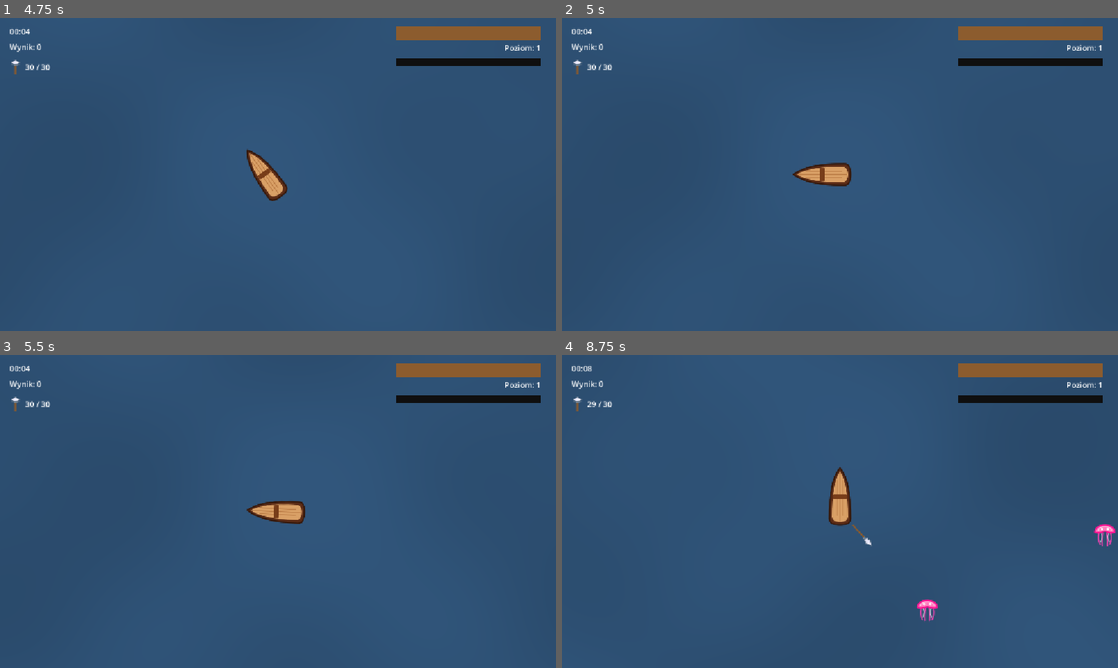
Above: before the commit, frames 1-4 (two rows, left to right).
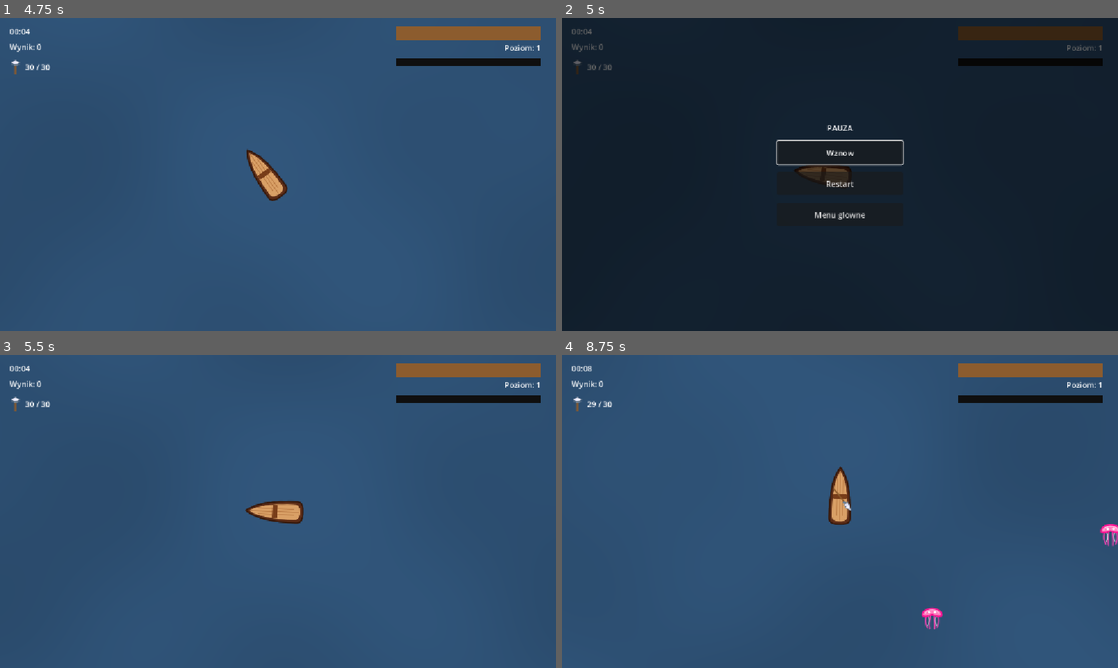
Above: after the commit, the same moments.

Repository: stap1/SCIM
Game: Godot game, scene res://scenes/MainMenu.tscn
Same seed, same stepped clock (60 frames per second), same inputs: the game is played once before the commit and once after it. The engine's default icon, where the game draws it, is replaced by a stand-in: a white triangle on a blue panel in a dark square.
Inputs (mouse positions are in pixels of both pictures, inside the frame that each line leads up to):
- Up to frame 1 (4.75 s): click "Start" at 0.5 s; tap Enter at 1.25 s; move the mouse to (400, 158) at 1.27 s; hold D (move_right) 1.28-2 s; hold Shift 1.28-2 s; click (400, 158) at 1.42 s; drag from (166, 190) to (294, 174) at 2.02 s; move the mouse to (333, 105) at 2.77 s; hold D (move_right) 2.78-3.5 s; tap Ctrl at 2.85 s; click (333, 105) at 2.92 s; drag from (250, 237) to (111, 127) at 3.52 s; move the mouse to (444, 221) at 4.27 s; hold A (move_left) from 4.28 s (still down); tap Alt at 4.35 s; click (444, 221) at 4.42 s
- Up to frame 2 (5 s): keep holding A (move_left); tap Escape (pause, bound only after the commit) at 4.9 s
- Up to frame 3 (5.5 s): release A (move_left) at 5 s; click (278, 489) at 5 s, where only the run after the commit has a clickable "Wznow"
- Up to frame 4 (8.75 s): drag from (673, 464) to (840, 511) at 5.77 s; move the mouse to (867, 511) at 6.52 s; hold S (move_down) 6.53-7.25 s; hold Shift 6.53-7.25 s; click (867, 511) at 6.67 s; drag from (756, 433) to (728, 527) at 7.27 s; move the mouse to (962, 495) at 8.02 s; hold W (move_up) from 8.03 s (still down); tap Ctrl at 8.1 s; click (962, 495) at 8.17 s

Frame 1 is identical in both runs. In frame 2, 99% of the frame differs, in the area x 0-100%, y 0-100%; in frame 3, 0.1%; in frame 4, 0.6%.

Commit message:
QA #1: menu pauzy (Wznow / Restart / Menu glowne)
Brakowalo menu pauzy. Natywna pauza Godota:
- scenes/ui/pause_menu.tscn: CanvasLayer (layer 10, process_mode ALWAYS) ->
  Dimmer (pelny rect, czarne 0.6, mouse_filter STOP) -> CenterContainer ->
  VBox (PAUZA + Wznow/Restart/Menu glowne), minimalistycznie i responsywnie
- scripts/ui/pause_menu.gd: wzorzec "jeden wlasciciel pauzy" - otwiera pauze TYLKO
  w aktywnej rozgrywce; gdy drzewo wstrzymane przez inny ekran (level up) lub trwa
  game over, klawisz ignorowany (brak konfliktu wlascicieli get_tree().paused)
- akcja InputMap "pause" (Esc + P), physical_keycode (jak move_*)
- ustawia tez GameState.is_paused (dotad nigdzie nieustawiana flaga zyskuje sens)
- PauseMenu wpiety jako ostatnie dziecko Main.tscn (rysuje sie nad HUD/LevelUp)
- test_pause_menu.gd: ladowanie ALWAYS, toggle open/resume, brak pauzy po game over,
  brak przejmowania cudzej pauzy

run_checks: 259 testow / 648 asercji.

Co-Authored-By: Claude Opus 4.8 <noreply@anthropic.com>

Diff:
--- a/project.godot
+++ b/project.godot
@@ -60,6 +60,12 @@
 , Object(InputEventKey,"resource_local_to_scene":false,"resource_name":"","device":-1,"window_id":0,"alt_pressed":false …(186 unchanged characters)…
 ]
 }
+pause={
+"deadzone": 0.5,
+"events": [Object(InputEventKey,"resource_local_to_scene":false,"resource_name":"","device":-1,"window_id":0,"alt_pressed":false,"shift_pressed":false,"ctrl_pressed":false,"meta_pressed":false,"pressed":false,"keycode":0,"physical_keycode":4194305,"key_label":0,"unicode":0,"location":0,"echo":false,"script":null)
+, Object(InputEventKey,"resource_local_to_scene":false,"resource_name":"","device":-1,"window_id":0,"alt_pressed":false,"shift_pressed":false,"ctrl_pressed":false,"meta_pressed":false,"pressed":false,"keycode":0,"physical_keycode":80,"key_label":0,"unicode":0,"location":0,"echo":false,"script":null)
+]
+}
 
 [layer_names]
 
--- a/scenes/Main.tscn
+++ b/scenes/Main.tscn
@@ -8,6 +8,7 @@
 [ext_resource type="Script" path="res://scripts/weapons/harpoon_pool.gd" id="7_pool"]
 [ext_resource type="PackedScene" path="res://scenes/ui/level_up.tscn" id="8_levelup"]
 [ext_resource type="Shader" path="res://shaders/water.gdshader" id="9_water"]
+[ext_resource type="PackedScene" path="res://scenes/ui/pause_menu.tscn" id="10_pause"]
 
 [sub_resource type="ShaderMaterial" id="ShaderMaterial_water"]
 shader = ExtResource("9_water")
@@ -39,3 +40,5 @@
 [node name="LevelUp" parent="." instance=ExtResource("8_levelup")]
 
 [node name="GameOver" parent="." instance=ExtResource("6_gameover")]
+
+[node name="PauseMenu" parent="." instance=ExtResource("10_pause")]
--- /dev/null
+++ b/scenes/ui/pause_menu.tscn
@@ -0,0 +1,39 @@
+[gd_scene load_steps=2 format=3]
+
+[ext_resource type="Script" path="res://scripts/ui/pause_menu.gd" id="1_pause"]
+
+[node name="PauseMenu" type="CanvasLayer"]
+layer = 10
+process_mode = 3
+script = ExtResource("1_pause")
+
+[node name="Dimmer" type="ColorRect" parent="."]
+anchors_preset = 15
+anchor_right = 1.0
+anchor_bottom = 1.0
+color = Color(0, 0, 0, 0.6)
+mouse_filter = 0
+
+[node name="Center" type="CenterContainer" parent="Dimmer"]
+anchors_preset = 15
+anchor_right = 1.0
+anchor_bottom = 1.0
+
+[node name="Menu" type="VBoxContainer" parent="Dimmer/Center"]
+theme_override_constants/separation = 16
+
+[node name="Title" type="Label" parent="Dimmer/Center/Menu"]
+text = "PAUZA"
+horizontal_alignment = 1
+
+[node name="ResumeButton" type="Button" parent="Dimmer/Center/Menu"]
+custom_minimum_size = Vector2(260, 48)
+text = "Wznow"
+
+[node name="RestartButton" type="Button" parent="Dimmer/Center/Menu"]
+custom_minimum_size = Vector2(260, 48)
+text = "Restart"
+
+[node name="MenuButton" type="Button" parent="Dimmer/Center/Menu"]
+custom_minimum_size = Vector2(260, 48)
+text = "Menu glowne"
--- /dev/null
+++ b/scripts/ui/pause_menu.gd
@@ -0,0 +1,76 @@
+extends CanvasLayer
+
+## Menu pauzy. Pauza realizowana natywnie: get_tree().paused = true wstrzymuje cale
+## drzewo, a ten wezel ma process_mode = ALWAYS, wiec menu i jego przyciski dzialaja
+## mimo wstrzymania reszty gry.
+##
+## Wzorzec "jeden wlasciciel pauzy": menu otwiera pauze TYLKO w aktywnej rozgrywce.
+## Gdy drzewo jest juz wstrzymane przez inny ekran (wybor ulepszenia) albo trwa game
+## over, klawisz pauzy jest ignorowany - to zapobiega konfliktowi dwoch niezaleznych
+## wlascicieli flagi get_tree().paused.
+
+@onready var _dimmer: Control = $Dimmer
+@onready var _resume_button: Button = $Dimmer/Center/Menu/ResumeButton
+@onready var _restart_button: Button = $Dimmer/Center/Menu/RestartButton
+@onready var _menu_button: Button = $Dimmer/Center/Menu/MenuButton
+
+## Czy to menu jest aktualnym wlascicielem pauzy. Chroni przed "przejeciem" pauzy
+## zalozonej przez inny ekran (np. wznowienie gry w trakcie wyboru ulepszenia).
+var _is_open: bool = false
+
+func _ready() -> void:
+	# Pewnik na wypadek braku ustawienia w .tscn - menu musi dzialac przy pauzie.
+	process_mode = Node.PROCESS_MODE_ALWAYS
+	_dimmer.hide()
+	_resume_button.pressed.connect(resume)
+	_restart_button.pressed.connect(_on_restart_pressed)
+	_menu_button.pressed.connect(_on_menu_pressed)
+
+## Obsluga klawisza pauzy. _unhandled_input dziala dla wezlow ALWAYS takze przy
+## get_tree().paused, a uruchamia sie dopiero gdy zdarzenia nie skonsumowal zaden Control.
+func _unhandled_input(event: InputEvent) -> void:
+	if event.is_action_pressed("pause"):
+		toggle()
+		get_viewport().set_input_as_handled()
+
+## Przelacza pauze z poszanowaniem wlasnosci (patrz docstring klasy). Publiczne -
+## wolane przez klawisz pauzy oraz w testach.
+func toggle() -> void:
+	if GameState.is_game_over:
+		return                      # po smierci pauza nie ma sensu (jest ekran wynikow)
+	if _is_open:
+		resume()
+	elif not get_tree().paused:
+		_open()
+	# else: drzewo wstrzymane przez inny ekran - swiadomie ignorujemy.
+
+## Otwiera menu i wstrzymuje rozgrywke.
+func _open() -> void:
+	_is_open = true
+	GameState.is_paused = true      # spojnosc dla systemow czytajacych te flage
+	get_tree().paused = true
+	_dimmer.show()
+	_resume_button.grab_focus()     # ergonomia: od razu nawigacja klawiatura/pad
+
+## Wznawia rozgrywke. Publiczne - podpiete pod przycisk "Wznow" oraz klawisz pauzy.
+func resume() -> void:
+	_is_open = false
+	GameState.is_paused = false
+	get_tree().paused = false
+	_dimmer.hide()
+
+func _on_restart_pressed() -> void:
+	_leave_session()
+	get_tree().reload_current_scene()
+
+func _on_menu_pressed() -> void:
+	_leave_session()
+	get_tree().change_scene_to_file(ScenePaths.MAIN_MENU)
+
+## Wspolne sprzatanie przed opuszczeniem rozgrywki: zdejmij pauze i zresetuj sesje,
+## by nowa gra (restart/menu) startowala z czystym GameState.
+func _leave_session() -> void:
+	_is_open = false
+	GameState.is_paused = false
+	get_tree().paused = false
+	GameState.reset()
--- /dev/null
+++ b/test/test_pause_menu.gd
@@ -0,0 +1,66 @@
+extends GutTest
+
+# QA #1: menu pauzy (Wznow / Restart / Menu) na natywnej pauzie Godota.
+# Wzorzec "jeden wlasciciel pauzy": menu pauzuje tylko w aktywnej rozgrywce.
+
+const PauseMenuScene := preload("res://scenes/ui/pause_menu.tscn")
+
+func before_each() -> void:
+	GameState.reset()
+
+func after_each() -> void:
+	# Bezpiecznik: menu pauzuje DRZEWO - nigdy nie zostawiaj go wstrzymanego.
+	get_tree().paused = false
+	GameState.is_game_over = false
+
+func _menu() -> Node:
+	var pm = PauseMenuScene.instantiate()
+	add_child_autofree(pm)
+	return pm
+
+func test_loads_always_and_hidden() -> void:
+	var pm = _menu()
+	await wait_physics_frames(1)
+	assert_eq(pm.process_mode, Node.PROCESS_MODE_ALWAYS, "menu dziala mimo get_tree().paused")
+	assert_false(pm.get_node("Dimmer").visible, "na starcie menu ukryte")
+
+func test_toggle_opens_in_active_play() -> void:
+	var pm = _menu()
+	await wait_physics_frames(1)
+	pm.toggle()
+	assert_true(get_tree().paused, "drzewo wstrzymane po otwarciu pauzy")
+	assert_true(GameState.is_paused, "GameState.is_paused ustawione na pauzie")
+	assert_true(pm.get_node("Dimmer").visible, "menu widoczne")
+
+func test_toggle_again_resumes() -> void:
+	var pm = _menu()
+	await wait_physics_frames(1)
+	pm.toggle() # otworz
+	pm.toggle() # wznow
+	assert_false(get_tree().paused, "drzewo wznowione")
+	assert_false(GameState.is_paused, "is_paused zdjete")
+	assert_false(pm.get_node("Dimmer").visible, "menu ukryte")
+
+func test_resume_button_path() -> void:
+	var pm = _menu()
+	await wait_physics_frames(1)
+	pm.toggle()
+	pm.resume()
+	assert_false(get_tree().paused, "przycisk Wznow zdejmuje pauze")
+
+func test_no_pause_during_game_over() -> void:
+	var pm = _menu()
+	await wait_physics_frames(1)
+	GameState.is_game_over = true
+	pm.toggle()
+	assert_false(get_tree().paused, "po game over klawisz pauzy ignorowany")
+	assert_false(pm.get_node("Dimmer").visible, "menu sie nie otwiera po game over")
+
+func test_does_not_steal_foreign_pause() -> void:
+	# Symulacja: drzewo wstrzymane przez inny ekran (np. wybor ulepszenia).
+	var pm = _menu()
+	await wait_physics_frames(1)
+	get_tree().paused = true
+	pm.toggle()
+	assert_true(get_tree().paused, "menu nie zdejmuje cudzej pauzy")
+	assert_false(pm.get_node("Dimmer").visible, "menu nie otwiera sie nad cudza pauza")
Not shown: 1 places in scenes/Main.tscn that only renumber resources
Not shown, added: scripts/ui/pause_menu.gd.uid
Not shown, added: test/test_pause_menu.gd.uid
